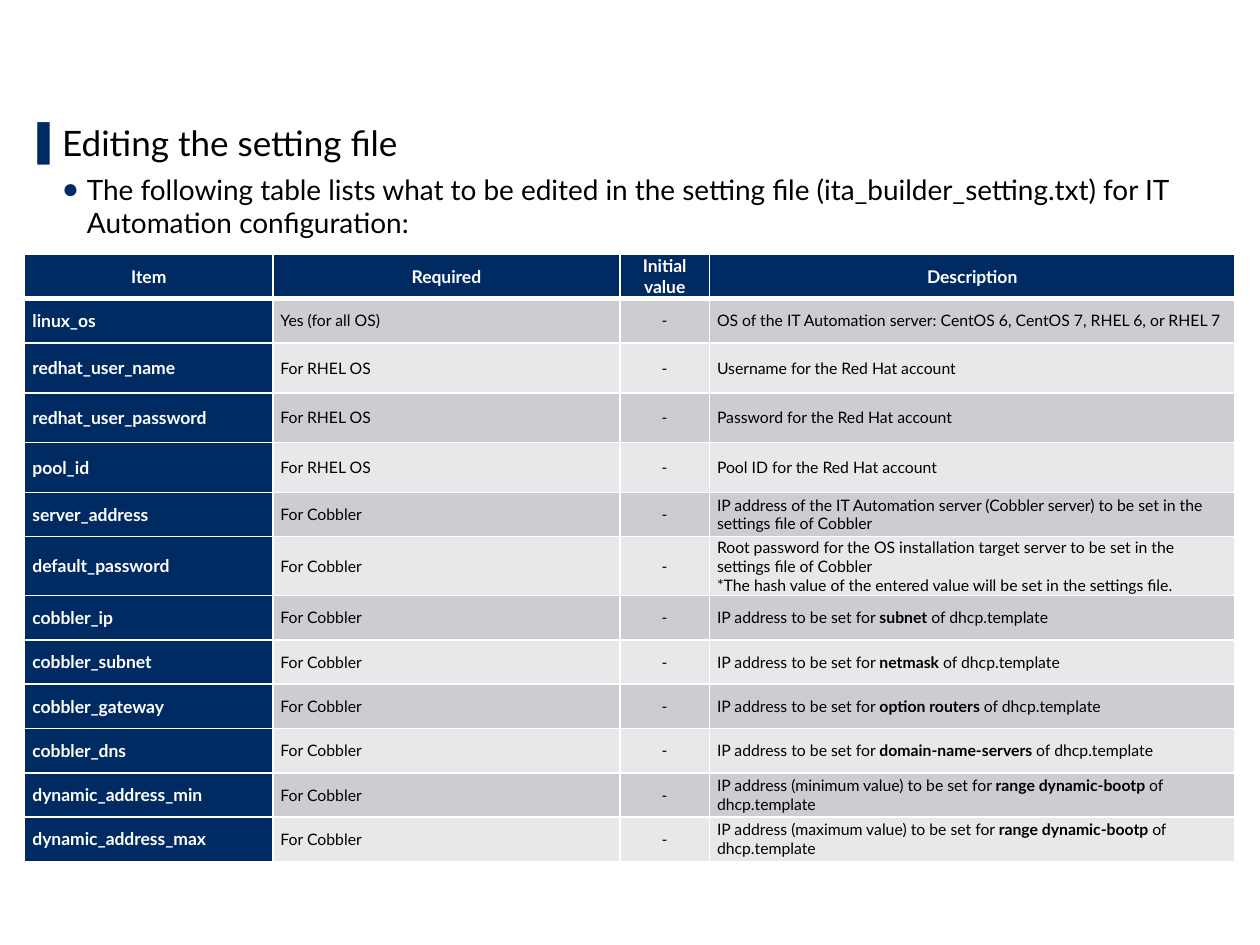
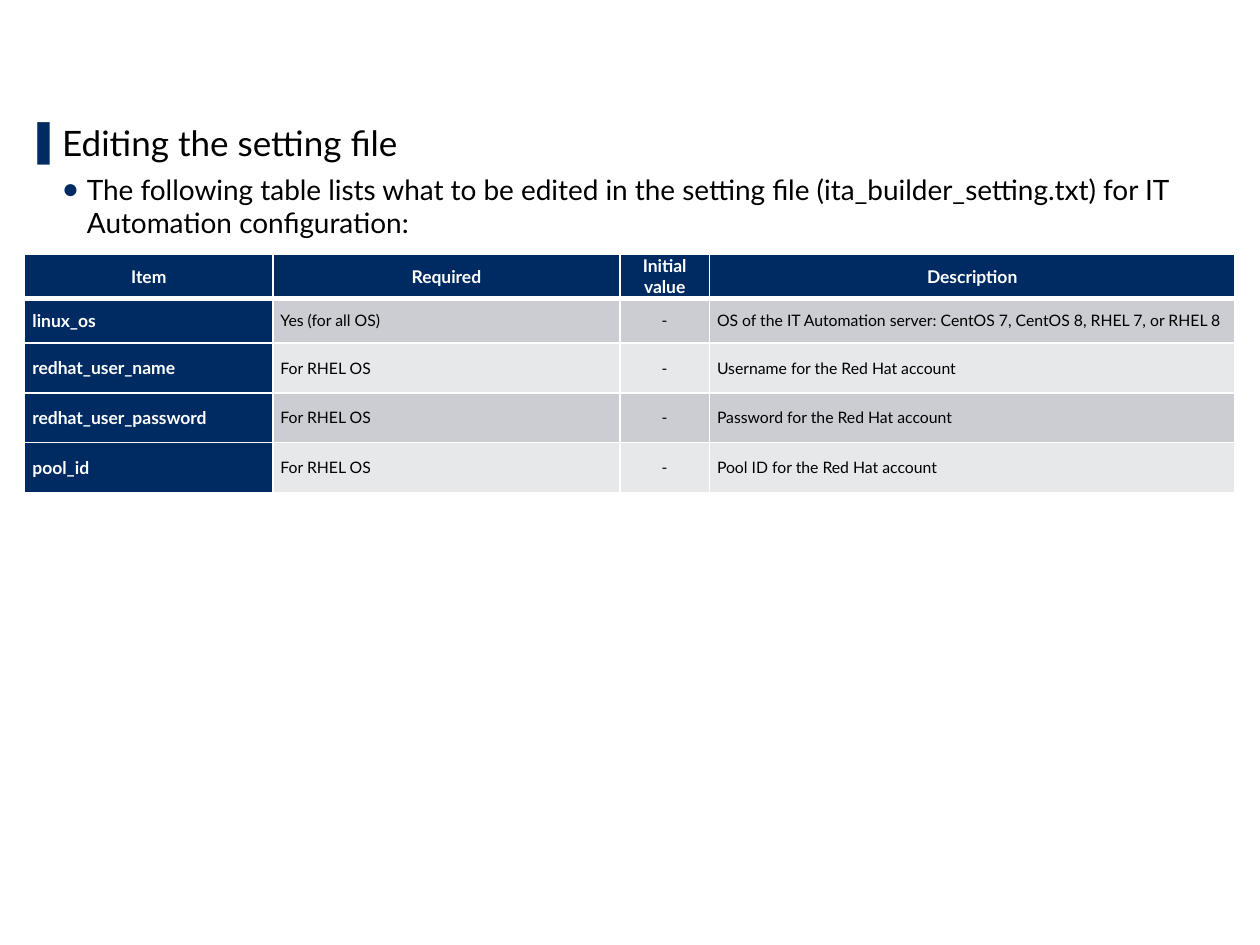
Before and after one commit to exastro-suite/it-automation-docs, a slide deck: slide 14 of asset/Learn/ITA-online-install_en.pptx. Drawn at 1260x945 pixels with LibreOffice and Linux fonts; fonts in the diff are those of the drawing; background and template pictures are left out. Boxes give left, top, right and bottom in pixels: in the first picture for what was removed or moved away, otherwise in the second. Text is boxed around its words. In the diff, an @@ line names an element or a change of style, - is before the commit and + after.

```diff
--- a/asset/Learn/ITA-online-install_en.pptx
+++ b/asset/Learn/ITA-online-install_en.pptx
@@ table at box(25, 255, 1236, 493) @@
-row 2, column 4: OS of the IT Automation server: CentOS 6, CentOS 7, RHEL 6, or RHEL 7
+row 2, column 4: OS of the IT Automation server: CentOS 7, CentOS 8, RHEL 7, or RHEL 8
-row 6: server_address | For Cobbler | - | IP address of the IT Automation server (Cobbler server) to be set in the settings file of Cobbler
-row 7: default_password | For Cobbler | - | Root password for the OS installation target server to be set in the settings file of Cobbler *The hash value of the entered value will be set in the settings file.
-row 8: cobbler_ip | For Cobbler | - | IP address to be set for subnet of dhcp.template
-row 9: cobbler_subnet | For Cobbler | - | IP address to be set for netmask of dhcp.template
-row 10: cobbler_gateway | For Cobbler | - | IP address to be set for option routers of dhcp.template
-row 11: cobbler_dns | For Cobbler | - | IP address to be set for domain-name-servers of dhcp.template
-row 12: dynamic_address_min | For Cobbler | - | IP address (minimum value) to be set for range dynamic-bootp of dhcp.template
-row 13: dynamic_address_max | For Cobbler | - | IP address (maximum value) to be set for range dynamic-bootp of dhcp.template
```
Also in this commit, not shown: 13 other slides changed, 5 other files.
